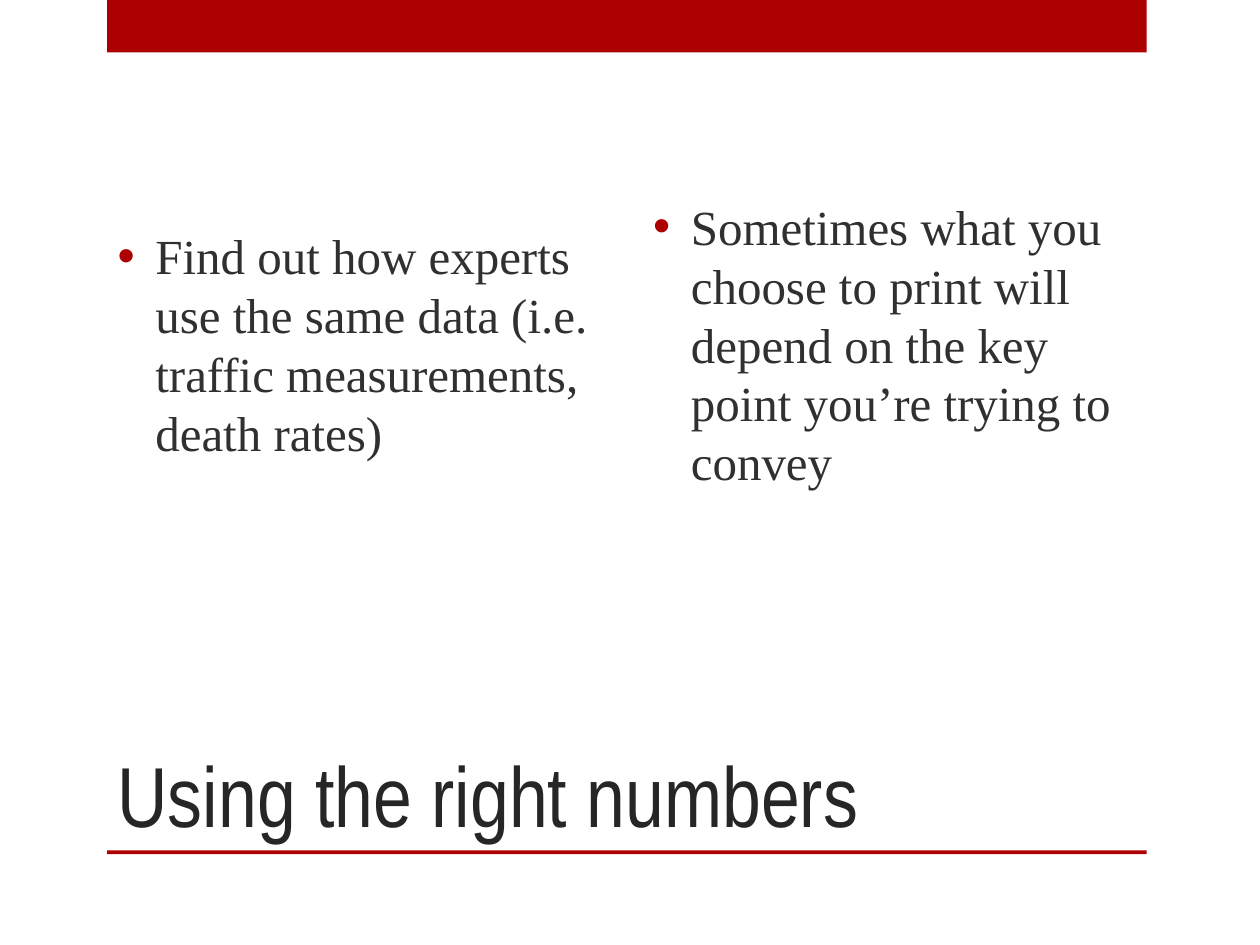
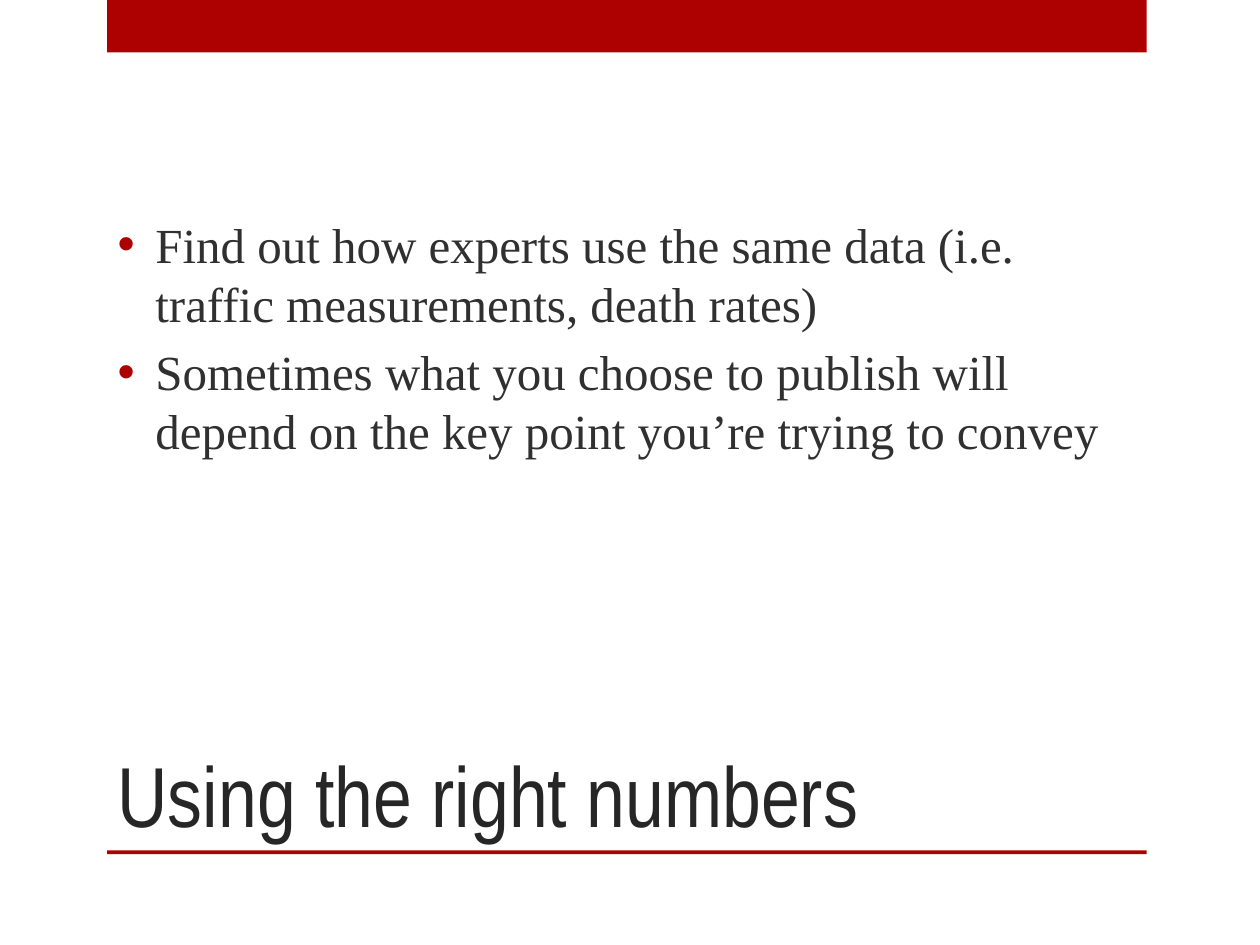
Before and after one commit to mjwebster/DataJ, a slide deck: slide 4 of Other/NumeracyStrib2015.pptx. Drawn at 1260x945 pixels with LibreOffice and Linux fonts; fonts in the diff are those of the drawing; background and template pictures are left out. Boxes give left, top, right and bottom in pixels: in the first picture for what was removed or moved away, otherwise in the second. Text is boxed around its words. In the diff, an @@ line names an element or a change of style, - is before the commit and + after.

```diff
--- a/Other/NumeracyStrib2015.pptx
+++ b/Other/NumeracyStrib2015.pptx
@@ text "Find out how experts use ...": place and size @@
-text "Find out how experts use ..." at <box>155,240,587,461</box>
+text "Find out how experts use ..." at <box>155,229,1098,459</box>
@@ text removed at <box>691,211,1111,490</box> @@
-• Sometimes what you choose to print will depend on the key point you’re trying to convey
@@ text at <box>155,356,1098,459</box>: paragraph added @@
+• Sometimes what you choose to publish will depend on the key point you’re trying to convey
```
Also in this commit, not shown: 37 other slides changed, 14 slides added, 8 slides removed, 6 other files.
